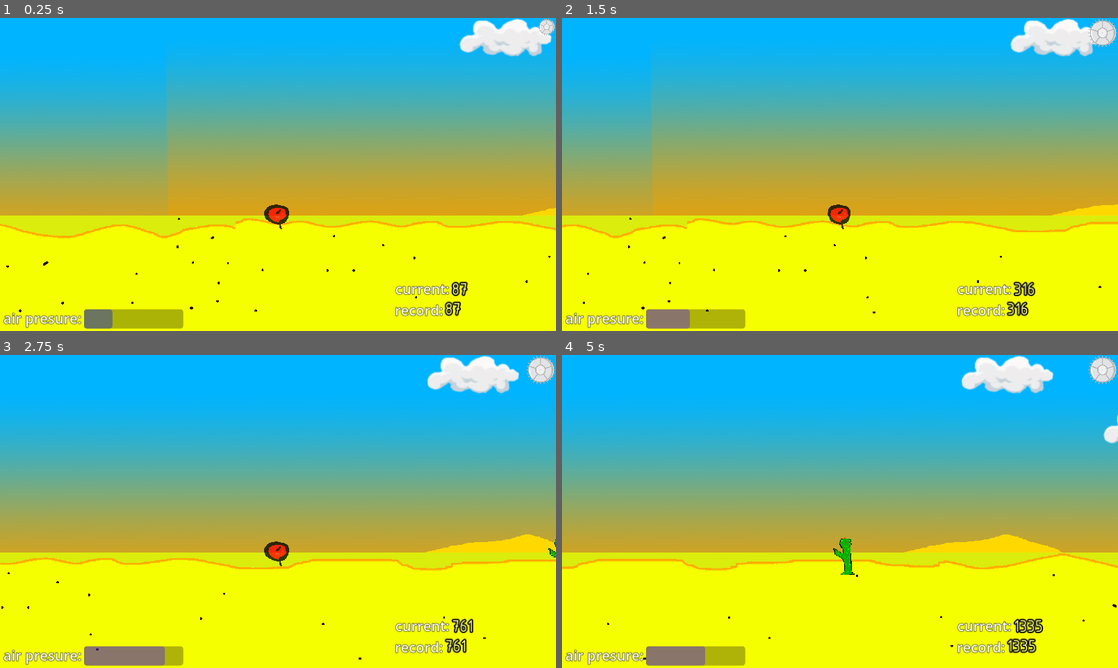
Above: before the commit, frames 1-4 (two rows, left to right).
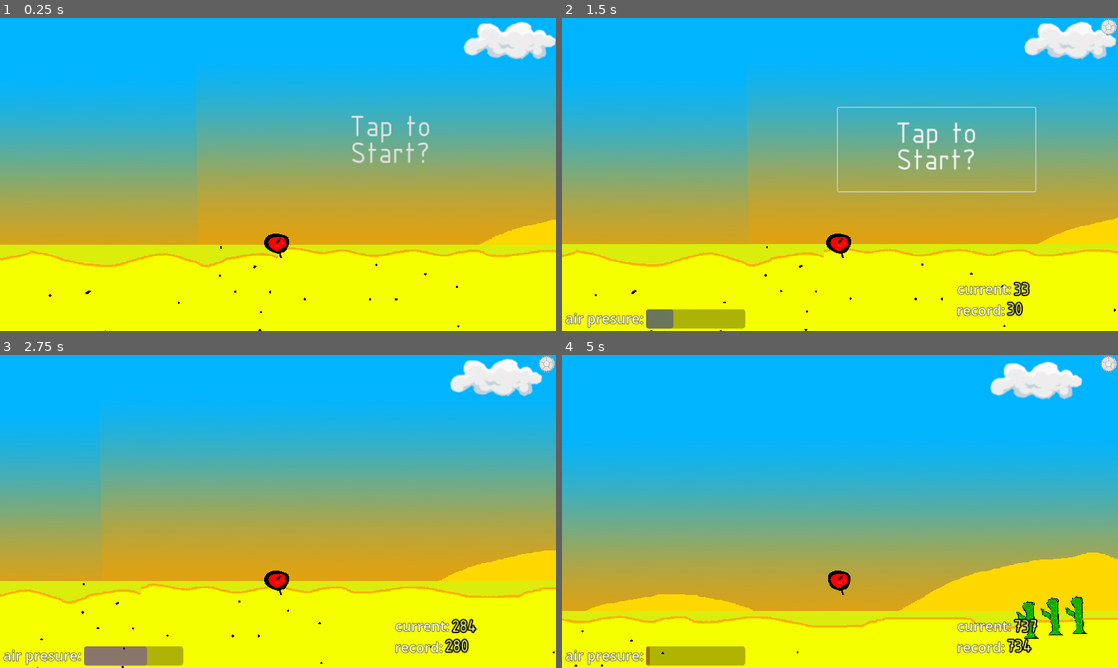
Above: after the commit, the same moments.

Repository: Nazarwadim/Sharik_fly
Game: Godot game, scene res://scenes/game/game.tscn
Two runs of this game, one before a commit and one after it. Both use one fixed random seed, a clock stepped at 60 frames per second and the inputs below. Sound files missing from this copy of the repository are replaced by a short silence.
Inputs (mouse positions are in pixels of both pictures, inside the frame that each line leads up to):
- Up to frame 1 (0.25 s): no input
- Up to frame 2 (1.5 s): click (1106, 27) at 0.52 s; click (951, 143) at 1.25 s, where only the run after the commit has a clickable "Tap to Start?"
- Up to frame 3 (2.75 s): click (328, 589) at 2 s, where only the run after the commit has a clickable "Tap to Start?"
- Up to frame 4 (5 s): hold Keypad 8 (up) 2.78-3.53 s; hold Keypad 2 (down) 3.53-4.28 s; hold Keypad 8 (up) from 4.28 s (still down)

The runs differ from the first frame. In frame 1, 54% of the frame differs, in the area x 0-100%, y 0-100%; in frame 2, 54%; in frame 3, 21%; in frame 4, 68%.

Commit message:
Add new sharic to scene and add startUI

Diff:
--- a/project.godot
+++ b/project.godot
@@ -18,6 +18,10 @@
 [autoload]
 
 SignalBus="*res://static_scripts/signal_bus.gd"
+
+[debug]
+
+settings/stdout/print_fps=true
 
 [display]
 
--- a/scenes/Ball/AirPresure.gd
+++ b/scenes/Ball/AirPresure.gd
@@ -1,6 +1,6 @@
 extends Node
 class_name AirPresure
-var value:float
+var value:float = 1
 
 var block_airpresure_up:bool = false
 
@@ -12,9 +12,12 @@
 
 func move_in_state_idle(air_presure_restoration:float, delta:float) -> void:
 	value = move_toward(value, 100, air_presure_restoration * delta)
+	SignalBus.on_airpresure_changed.emit(self)
 
 func move_in_state_down(air_presure_restoration_while_down:float, delta:float) -> void:
 	value = move_toward( value, 100, air_presure_restoration_while_down * delta)
+	SignalBus.on_airpresure_changed.emit(self)
 
 func move_in_state_up(air_presure_decrease:float, delta:float) -> void:
 	value -= move_toward( 0 ,value , air_presure_decrease * delta)
+	SignalBus.on_airpresure_changed.emit(self)
--- a/scenes/Ball/HighestScore.gd
+++ b/scenes/Ball/HighestScore.gd
@@ -30,6 +30,6 @@
 
 func update_highest_score(ball_position) -> void:
 	SignalBus.on_score_changed.emit(self, ball_position.x)
+	SignalBus.on_highest_score_changed.emit(self, highest_score)
 	if highest_score < ball_position.x:
 		highest_score = ball_position.x
-		SignalBus.on_highest_score_changed.emit(self, highest_score)
--- a/scenes/Ball/Phisics.gd
+++ b/scenes/Ball/Phisics.gd
@@ -5,5 +5,5 @@
 @onready var velocity:Vector2 = Vector2(0,0)
 
 
-func _process(delta):
+func _physics_process(delta) -> void:
 	speed += speed_increase * delta
--- a/scenes/Ball/StateDie.gd
+++ b/scenes/Ball/StateDie.gd
@@ -9,6 +9,9 @@
 	animation.animation_looped.connect(die_anim_finished)
 
 func die_anim_finished() -> void:
-	animation.animation_looped.disconnect(die_anim_finished)
+	ball.sound_controler.play_sound("LopnuvSound", randf_range(0.8, 1.2), 0)
+	animation.animation_looped.disconnect(self.die_anim_finished)
 	ball.hide()
+	ball.phisics.velocity = Vector2.ZERO
+	ball.phisics.speed = 0
 	SignalBus.player_died.emit(ball)
--- a/scenes/Ball/StateUp.gd
+++ b/scenes/Ball/StateUp.gd
@@ -4,6 +4,7 @@
 @export var state_idle:State
 @export var state_die:State
 func on_enter():
+	ball.trail.trail_enabled = false
 	_play_sound()
 	animation.play("up")
 
@@ -20,8 +21,9 @@
 	else:
 		next_state = state_idle
 
-#$UpSound.pitch_scale = $UpSound.stream.get_length() / ( 100 / player.air_presure_decrease_decrease)
-#$UpSound.play( abs( $UpSound.stream.get_length() * (100 - player.air_presure) / 100 - 0.1 ) )
+func on_exit():
+	ball.trail.trail_enabled = true
+
 func _play_sound():
 	var length = ball.sound_controler.get_sound_length("UpSound")
 	var pitch_scale:float =abs( length / (100 / ball.air_presure_decrease) )
--- a/scenes/Ball/ball.gd
+++ b/scenes/Ball/ball.gd
@@ -11,16 +11,11 @@
 @onready var air_presure:AirPresure = $AirPresure
 @onready var phisics:BallPhisics = $Phisics
 @onready var sound_controler:BallSoundController = $SoundControler
+@onready var trail:GPUParticles2D = $Trail
 
 func _process(delta) -> void:
 	$HighestScore.update_highest_score(position)
 
 func _physics_process(delta) -> void:
 	position += phisics.velocity * delta
-	position.y = clampf(position.y, -1000, 100)
-
-
-
-
-func kaktus_entered(area):
-	pass # Replace with function body.
+	position.y = clampf(position.y, -1000, 0)
--- a/scenes/Ball/ball.tscn
+++ b/scenes/Ball/ball.tscn
@@ -87,11 +87,12 @@
 position = Vector2(0, -2)
 polygon = PackedVector2Array(37, -20, 32, -32, 23, -43, -2, -47, -32, -42, -40, -32, -45, -17, -40, 2, -23, 22, 1, 24, 5, 29, 10, 29, 10, 22, 32, 16)
 
-[node name="GPUParticles2D" type="GPUParticles2D" parent="."]
+[node name="Trail" type="GPUParticles2D" parent="."]
 amount = 2
 process_material = ExtResource("8_u8kjp")
 texture = ExtResource("4_l3c13")
-lifetime = 0.3
+lifetime = 0.2
+trail_enabled = true
 
 [node name="HighestScore" type="Node" parent="."]
 script = ExtResource("14_f5hhi")
@@ -150,5 +151,6 @@
 script = ExtResource("17_xvhhq")
 can_move = false
 
+[connection signal="area_entered" from="." to="StateMashine/StateDie" method="kaktus_entered"]
 [connection signal="tree_entered" from="HighestScore" to="HighestScore" method="_load_score"]
 [connection signal="tree_exiting" from="HighestScore" to="HighestScore" method="_save_score"]
--- a/scenes/Level/Cloud_Paralax.gd
+++ b/scenes/Level/Cloud_Paralax.gd
@@ -2,13 +2,13 @@
 class_name Clouds_generator
 @export var clouds:Array
 
-func generate_cloud(player:Player) -> void:
+func generate_cloud(player:Area2D) -> void:
 	var first = randi_range(0,2)
 	if first == 2:
 		return
 	_add_cloud( randi_range(0, clouds.size() - 1), randi_range(-100, 390), randi_range(0,2) , player)
 
-func _add_cloud(generated_index:int, generated_hight:int, generated_layer_index , player:Player) -> void:
+func _add_cloud(generated_index:int, generated_hight:int, generated_layer_index , player:Area2D) -> void:
 	var cloud = clouds[generated_index].instantiate()
 	var scale_x = get_node("clouds_layer" + str(generated_layer_index)).get("motion_scale").x;
 	cloud.position = Vector2(1300 + player.position.x * scale_x, generated_hight * scale_x)
--- a/scenes/Level/Kaktuses/Kaktuses.gd
+++ b/scenes/Level/Kaktuses/Kaktuses.gd
@@ -3,16 +3,16 @@
 @export var kaktuses:Array
 var kaktus_width:float
 
-func generate_kaktus(player:Player) -> void:
+func generate_kaktus(player:Ball) -> void:
 	var first = randi_range(0,2)
 	if first == 2:
 		return
 	for i in range(0,randi_range(1,4)):
-		await  get_tree().create_timer((kaktus_width + 2)/player.speed).timeout
+		await  get_tree().create_timer((kaktus_width + 2)/player.phisics.speed).timeout
 		_add_kaktuse( randi_range(0,kaktuses.size() - 1), randf_range(-10,10) , player)
 
 
-func _add_kaktuse(generated_index:int, generated_position_y:float,player:Player) -> void:
+func _add_kaktuse(generated_index:int, generated_position_y:float,player:Area2D) -> void:
 	var kaktus:Area2D = kaktuses[generated_index].instantiate()
 	kaktus_width = kaktus.get_node("VisibleOnScreenNotifier2D").scale.x * 10
 	kaktus.position.x = player.position.x + 1000
--- a/scenes/Level/level.gd
+++ b/scenes/Level/level.gd
@@ -1,5 +1,5 @@
 extends Node2D
-@export var player:Player
+@export var player:Ball
 @export var kaktuses_generation_frequency_distance:float = 500
 @export var cloud_generation_frequency_dustance:float = 1000
 signal on_kaktus_generate
@@ -8,22 +8,22 @@
 
 
 func on_generate_timer_timeout() -> void:
-	$Kaktuses_generator/Timer.wait_time = kaktuses_generation_frequency_distance / player.speed
+	$Kaktuses_generator/Timer.wait_time = kaktuses_generation_frequency_distance / player.phisics.speed
 	$Kaktuses_generator.generate_kaktus(player)
 	on_kaktus_generate.emit()
 
 
 
 func _on_cloud_timer_timeout() -> void:
-	$Cloud_Paralax/Timer.wait_time = cloud_generation_frequency_dustance / player.speed
+	$Cloud_Paralax/Timer.wait_time = cloud_generation_frequency_dustance / player.phisics.speed
 	$Cloud_Paralax.generate_cloud(player)
 	on_cloud_generate.emit()
 
-func _on_player_on_died():
-	$Cloud_Paralax/Timer.stop()
-	$Kaktuses_generator/Timer.stop()
+#func _on_player_on_died():
+#	$Cloud_Paralax/Timer.stop()
+#	$Kaktuses_generator/Timer.stop()
 
 
-func _on_player_on_restart():
-	$Cloud_Paralax/Timer.start()
-	$Kaktuses_generator/Timer.start()
+#func _on_player_on_restart():
+#	$Cloud_Paralax/Timer.start()
+#	$Kaktuses_generator/Timer.start()
--- /dev/null
+++ b/scenes/StartUI/StartButton.gd
@@ -0,0 +1,5 @@
+extends Button
+
+func _on_pressed():
+	SignalBus.on_start_button_preased.emit()
+	get_parent().gravity_scale = 1
--- /dev/null
+++ b/scenes/StartUI/start_ui.tscn
@@ -0,0 +1,74 @@
+[gd_scene load_steps=10 format=3 uid="uid://cxh3tys25wmmw"]
+
+[ext_resource type="FontFile" uid="uid://cmok75x4xo3v4" path="res://fonts/ISOCPEUR.ttf" id="1_h4l1h"]
+[ext_resource type="Shader" path="res://shaders/vignette.gdshader" id="1_ycwd7"]
+[ext_resource type="Script" path="res://scenes/StartUI/StartButton.gd" id="3_tcist"]
+
+[sub_resource type="RectangleShape2D" id="RectangleShape2D_6icu7"]
+size = Vector2(394, 168)
+
+[sub_resource type="ShaderMaterial" id="ShaderMaterial_rgdp8"]
+shader = ExtResource("1_ycwd7")
+
+[sub_resource type="Theme" id="Theme_5s636"]
+default_font = ExtResource("1_h4l1h")
+default_font_size = 64
+
+[sub_resource type="RectangleShape2D" id="RectangleShape2D_5fkn5"]
+size = Vector2(658.5, 60)
+
+[sub_resource type="Gradient" id="Gradient_vqrmm"]
+offsets = PackedFloat32Array(0, 0.75, 1)
+colors = PackedColorArray(0, 0, 0, 1, 0.850435, 0.74132, 0.428865, 1, 1, 1, 1, 1)
+
+[sub_resource type="GradientTexture2D" id="GradientTexture2D_ae8jl"]
+gradient = SubResource("Gradient_vqrmm")
+height = 60
+
+[node name="StartUI" type="Node2D"]
+
+[node name="RigidBody2D" type="RigidBody2D" parent="."]
+gravity_scale = 0.0
+metadata/_edit_group_ = true
+
+[node name="CollisionShape2D" type="CollisionShape2D" parent="RigidBody2D"]
+position = Vector2(92, 74)
+shape = SubResource("RectangleShape2D_6icu7")
+
+[node name="ColorRect" type="ColorRect" parent="RigidBody2D"]
+material = SubResource("ShaderMaterial_rgdp8")
+offset_left = -104.0
+offset_top = -11.0
+offset_right = 290.0
+offset_bottom = 160.0
+color = Color(1, 0.572549, 1, 0.498039)
+
+[node name="StartButton" type="Button" parent="RigidBody2D"]
+offset_left = -114.0
+offset_top = -12.0
+offset_right = 295.0
+offset_bottom = 161.0
+theme = SubResource("Theme_5s636")
+text = "Tap to
+Start?"
+flat = true
+script = ExtResource("3_tcist")
+
+[node name="RigidBody2D2" type="StaticBody2D" parent="."]
+position = Vector2(9, 784)
+metadata/_edit_group_ = true
+
+[node name="CollisionShape2D" type="CollisionShape2D" parent="RigidBody2D2"]
+position = Vector2(1, -1)
+shape = SubResource("RectangleShape2D_5fkn5")
+
+[node name="TextureRect" type="TextureRect" parent="RigidBody2D2"]
+offset_left = -328.0
+offset_top = -31.0
+offset_right = 333.0
+offset_bottom = 27.0
+texture = SubResource("GradientTexture2D_ae8jl")
+
+[node name="StartButtonPosition" type="Marker2D" parent="."]
+
+[connection signal="pressed" from="RigidBody2D/StartButton" to="RigidBody2D/StartButton" method="_on_pressed"]
--- a/scenes/UI/Tools/AirBar.gd
+++ b/scenes/UI/Tools/AirBar.gd
@@ -1,5 +1,10 @@
 extends ProgressBar
 
+func _ready():
+	SignalBus.on_airpresure_changed.connect(_set_value)
+
+func _set_value(air_presure:AirPresure):
+	value = air_presure.value
 
 func _on_value_changed(value):
 	if value < 30:
--- a/scenes/UI/Tools/Score.gd
+++ b/scenes/UI/Tools/Score.gd
@@ -1,5 +1,12 @@
 extends Control
 
-func _physics_process(delta) -> void:
-	$current/Label.text = str( int(get_parent().get_parent().player.position.x) )
-	$record/Label.text = str( int(get_parent().get_parent().player.high_score) )
+func _ready():
+	SignalBus.on_score_changed.connect(_update_score)
+	SignalBus.on_highest_score_changed.connect(_update_highest_score)
+
+func _update_score(node:Node, score:float):
+	$current/Label.text = str( int( score ) )
+
+
+func _update_highest_score(node:Node, score:float):
+	$record/Label.text = str( int( score ) )
--- a/scenes/UI/Tools/SettingsButton.gd
+++ b/scenes/UI/Tools/SettingsButton.gd
@@ -16,8 +16,3 @@
 	tween.tween_property(self, "size", Vector2(60,60),0.2)
 	tween.tween_property(self, "position", Vector2(1090,1),0.2)
 	tween.play()
-
-
-
-func _on_pressed():
-	get_parent().get_parent().restart_button_clicked.emit()
--- a/scenes/UI/ui.gd
+++ b/scenes/UI/ui.gd
@@ -1,9 +1,9 @@
 extends CanvasLayer
 class_name UI
-signal restart_button_clicked()
-signal start_menu_button_clicked()
 @export var game:Game
-@export var player:Player
 
-func set_presure_value(value:float) -> void:
-	$Tools/Air/AirBar.value = value
+func _ready():
+	SignalBus.on_start_button_preased.connect(start)
+
+func start():
+	show()
--- a/scenes/UI/ui.tscn
+++ b/scenes/UI/ui.tscn
@@ -143,7 +143,6 @@
 [connection signal="value_changed" from="Tools/Air/AirBar" to="Tools/Air/AirBar" method="_on_value_changed"]
 [connection signal="button_down" from="Tools/SettingsButton" to="Tools/SettingsButton" method="_on_button_down"]
 [connection signal="button_up" from="Tools/SettingsButton" to="Tools/SettingsButton" method="_on_button_up"]
-[connection signal="pressed" from="Tools/SettingsButton" to="Tools/SettingsButton" method="_on_pressed"]
 [connection signal="pressed" from="Control/ButtonUp" to="Control/ButtonUp" method="_on_button_down"]
 [connection signal="released" from="Control/ButtonUp" to="Control/ButtonUp" method="_on_button_up"]
 [connection signal="pressed" from="Control/ButtonDown" to="Control/ButtonDown" method="_on_button_down"]
--- a/scenes/game/game.gd
+++ b/scenes/game/game.gd
@@ -4,9 +4,7 @@
 func _ready():
 	randomize()
 
-func _physics_process(delta) -> void:
-	var value = $Player.air_presure
-	$UI.set_presure_value( value )
+
 
 func restart(continue_to_play:bool = false):
 	$Player.restart(continue_to_play)
@@ -14,48 +12,6 @@
 	get_tree().call_group("kaktuses", "queue_free")
 	get_tree().call_group("clouds", "queue_free")
 
-func save_game() -> void:
-	var save_game_ = FileAccess.open("user://savegame.save", FileAccess.WRITE)
-	var player = $Player
-
-	if player.scene_file_path.is_empty():
-		print("persistent node '%s' is not an instanced scene, skipped" % player.name)
-		return
-
-	if !player.has_method("save"):
-		print("persistent node '%s' is missing a save() function, skipped" % player.name)
-		return
-
-	var node_data = player.call("save")
-	var json_string = JSON.stringify(node_data)
-	save_game_.store_line(json_string)
-
-func load_game():
-	if not FileAccess.file_exists("user://savegame.save"):
-		return # Error! We don't have a save to load.
-
-	var save_game = FileAccess.open("user://savegame.save", FileAccess.READ)
-	while save_game.get_position() < save_game.get_length():
-		var json_string = save_game.get_line()
-		var json = JSON.new()
-
-		var parse_result = json.parse(json_string)
-		if not parse_result == OK:
-			print("JSON Parse Error: ", json.get_error_message(), " in ", json_string, " at line ", json.get_error_line())
-			continue
-
-		var node_data = json.get_data()
-
-		$Player.high_score = node_data["high_score"]
-
-
-
-func _on_tree_exiting():
-	save_game()
-
-
-func _on_tree_entered():
-	load_game()
 
 
 func _on_ui_restart_button_clicked():
--- a/scenes/game/game.tscn
+++ b/scenes/game/game.tscn
@@ -1,34 +1,35 @@
-[gd_scene load_steps=5 format=3 uid="uid://rp25vmxf7bup"]
+[gd_scene load_steps=6 format=3 uid="uid://rp25vmxf7bup"]
 
 [ext_resource type="Script" path="res://scenes/game/game.gd" id="1_3pdiy"]
-[ext_resource type="PackedScene" uid="uid://siyrgo0l3anm" path="res://scenes/Player/player.tscn" id="1_ssd4v"]
 [ext_resource type="PackedScene" uid="uid://dpw5vnjly6pjb" path="res://scenes/Level/level.tscn" id="2_6hhgd"]
 [ext_resource type="PackedScene" uid="uid://bgtietayb8gpk" path="res://scenes/UI/ui.tscn" id="4_g2pyl"]
+[ext_resource type="PackedScene" uid="uid://cbor71jd0a0wx" path="res://scenes/Ball/ball.tscn" id="4_xad56"]
+[ext_resource type="PackedScene" uid="uid://cxh3tys25wmmw" path="res://scenes/StartUI/start_ui.tscn" id="5_bey8h"]
 
 [node name="Game" type="Node"]
 script = ExtResource("1_3pdiy")
 
-[node name="Player" parent="." instance=ExtResource("1_ssd4v")]
-scale = Vector2(0.6, 0.6)
-start_speed = 350.0
-start_speed_increase = 4.0
-
-[node name="Camera2D" type="Camera2D" parent="Player"]
+[node name="Camera2D" type="Camera2D" parent="."]
 position = Vector2(0, -150)
 
 [node name="Level" parent="." node_paths=PackedStringArray("player") instance=ExtResource("2_6hhgd")]
-player = NodePath("../Player")
+player = NodePath("../Ball")
 kaktuses_generation_frequency_distance = 600.0
 metadata/_edit_lock_ = true
 
-[node name="UI" parent="." node_paths=PackedStringArray("game", "player") instance=ExtResource("4_g2pyl")]
+[node name="UI" parent="." node_paths=PackedStringArray("game") instance=ExtResource("4_g2pyl")]
+visible = false
 game = NodePath("..")
-player = NodePath("../Player")
 
 [node name="StartPosition" type="Marker2D" parent="."]
 
-[connection signal="tree_entered" from="." to="." method="_on_tree_entered"]
-[connection signal="tree_exiting" from="." to="." method="_on_tree_exiting"]
-[connection signal="on_died" from="Player" to="Level" method="_on_player_on_died"]
-[connection signal="on_restart" from="Player" to="Level" method="_on_player_on_restart"]
-[connection signal="restart_button_clicked" from="UI" to="." method="_on_ui_restart_button_clicked"]
+[node name="Ball" parent="." instance=ExtResource("4_xad56")]
+scale = Vector2(0.6, 0.6)
+
+[node name="RemoteTransform2D" type="RemoteTransform2D" parent="Ball"]
+position = Vector2(0, -250)
+scale = Vector2(1.66667, 1.66667)
+remote_path = NodePath("../../Camera2D")
+
+[node name="StartUI" parent="." instance=ExtResource("5_bey8h")]
+position = Vector2(143, -290)
